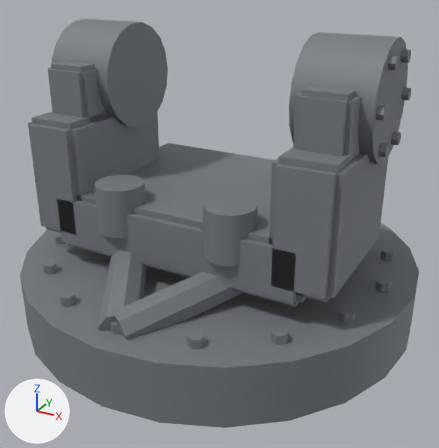
One commit to the glTF model prototype/assets/models/parts/arc_projector_mount.glb: the scene before it, then after it.
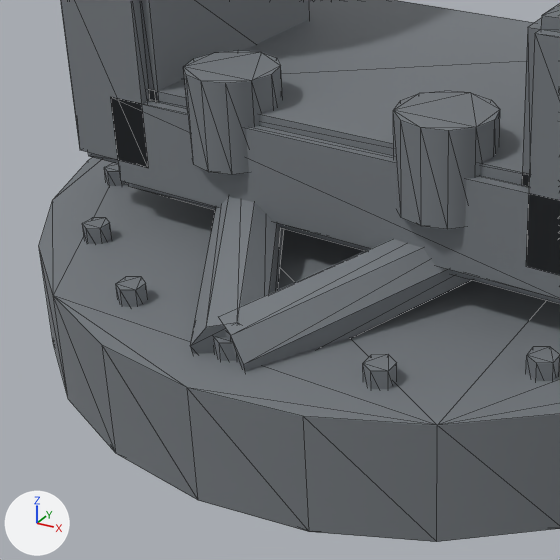
Old and new are each drawn whole from a 50 mm lens placed at (0.483, -0.879, 0.591), pointed at (0.016, -0.03, 0.166) and again close up on the part from 0% to 66% of the width and 33% to 98% of the height. Arrows for +X, +Y and +Z are at lower left; the lights stay in place. The older version's two pictures come first. The close-ups show mesh edges as thin lines. Vertices at exactly the same position are counted once.

In view in the first close-up: 'arc_projector_mount'.
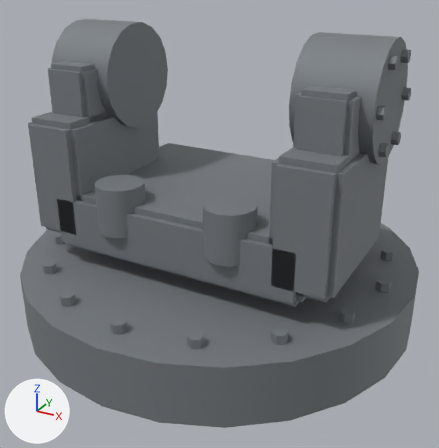
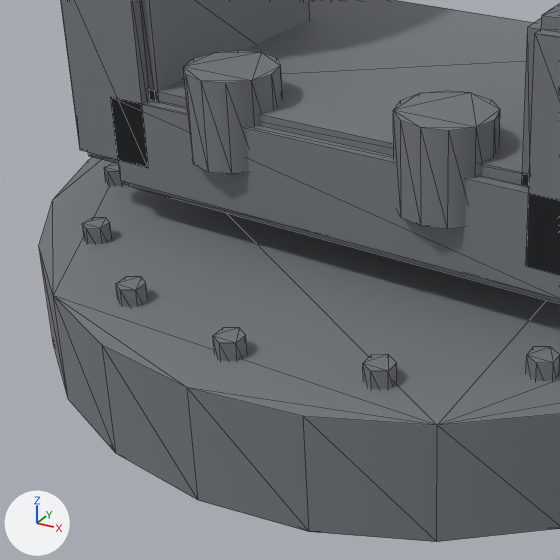
Changed parts and their boxes (x1, y1, x2, y2) in the close-ups (560 x 560 px):
part 1 of me_arc_projector_mount_mesh, deleted
    before: (218, 239, 472, 372)
part 2 of me_arc_projector_mount_mesh, deleted
    before: (190, 197, 284, 354)

Diff of the bpy script that builds the scene:
```diff
--- a/prototype/assets/models/parts/arc_projector_mount.glb.py
+++ b/prototype/assets/models/parts/arc_projector_mount.glb.py
@@ me_arc_projector_mount_mesh @@
 # used by ob_arc_projector_mount; location = (0.0, 0.0, 0.0)
-me_arc_projector_mount_mesh.from_pydata(...)  # 696 vertices, 1232 faces; spans x -0.35..0.35, y -0.35..0.35, z 0.0..0.489
+me_arc_projector_mount_mesh.from_pydata(...)  # 664 vertices, 1176 faces; spans x -0.35..0.35, y -0.35..0.35, z 0.0..0.489
+# me_arc_projector_mount_mesh part 1: the loose piece of 16 vertices spanning x -0.024..0.174, y -0.316..-0.034, z 0.071..0.179 is deleted
+# me_arc_projector_mount_mesh part 2: the loose piece of 16 vertices spanning x -0.174..0.024, y -0.316..-0.034, z 0.071..0.179 is deleted
+# other edits to the shape of me_arc_projector_mount_mesh do not show in these pictures
 me_arc_projector_mount_mesh.materials.append(mat_arc_projector_mount_mat)
```
